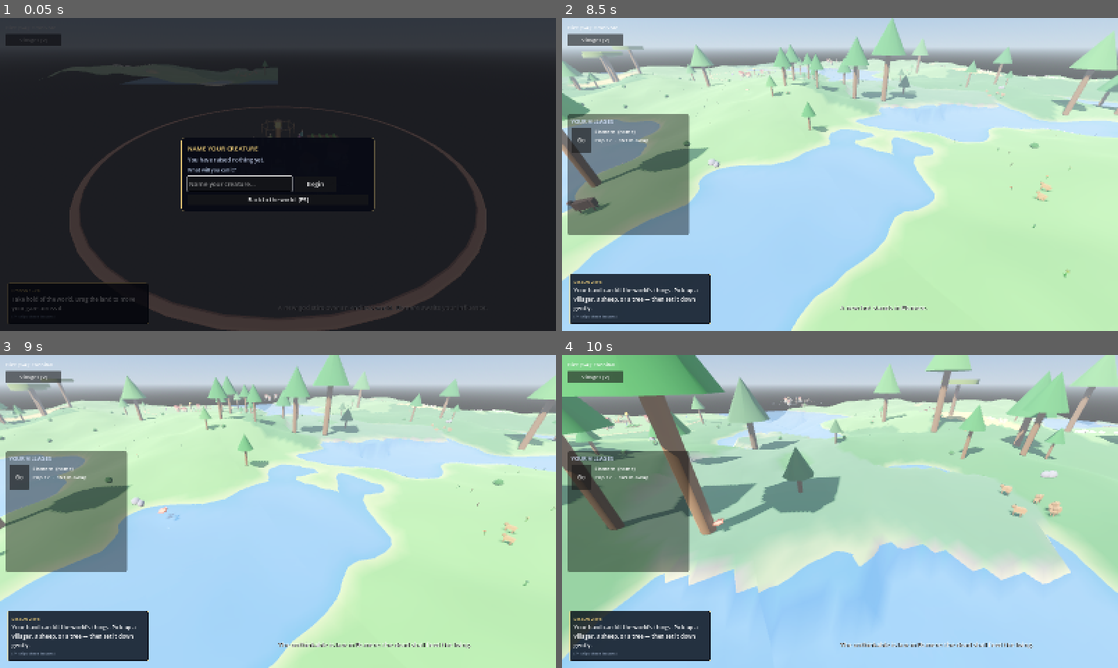
Above: before the commit, frames 1-4 (two rows, left to right).
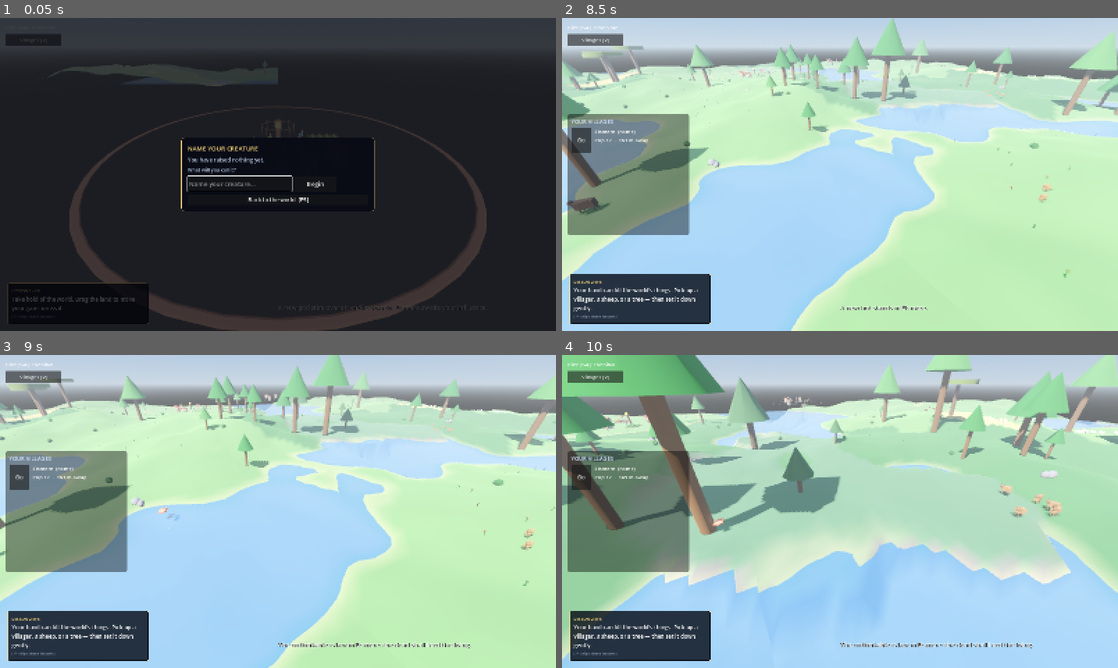
Above: after the commit, the same moments.

Repository: tjloman/tjloman
Game: Godot game, scene res://scenes/main.tscn
Same seed, same stepped clock (60 frames per second), same inputs: the game is played once before the commit and once after it.
Inputs (mouse positions are in pixels of both pictures, inside the frame that each line leads up to):
- Up to frame 1 (0.05 s): no input
- Up to frame 2 (8.5 s): click (801, 183) at 0.52 s; type "Alex" at 0.6 s; click "Begin" at 1.25 s; tap Enter at 2 s; move the mouse to (812, 237) at 2.02 s; hold Up 2.03-2.75 s; hold S (cam_back) 2.03-2.75 s; click (812, 237) at 2.17 s; click "Villages [V]" at 2.75 s; click "Go" at 3.5 s; click "Go" at 4.25 s; drag from (1006, 221) to (812, 237) at 5.02 s; move the mouse to (673, 127) at 5.77 s; hold Left 5.78-6.5 s; hold A (cam_left) 5.78-6.5 s; drag from (867, 174) to (673, 127) at 6.52 s; move the mouse to (756, 96) at 7.27 s; hold Down 7.28-8 s; hold Q (cam_rotate_left) 7.28-8 s; drag from (962, 158) to (756, 96) at 8.02 s
- Up to frame 3 (9 s): move the mouse to (166, 527) at 8.77 s; hold Up from 8.78 s (still down); hold 4 (diet_cannibal) from 8.78 s (still down); click (166, 527) at 8.92 s
- Up to frame 4 (10 s): release Up at 9.5 s; release 4 (diet_cannibal) at 9.5 s; drag from (895, 442) to (728, 527) at 9.52 s

Frame 1 is identical in both runs. In frame 2, less than 0.1% of the frame differs, in the area x 76-88%, y 16-60%; in frame 3, 0.2%, in the area x 76-97%, y 15-63%; in frame 4, less than 0.1%.

Commit message:
Let a mood take a share of the herd, slowly
The last pass crossed a whole herd in under a second, and that was wrong:
it read as one animal with two hundred bodies. A herd does not switch.
Some of it looks up and the rest goes on eating.

So a change of mood now takes four head in ten, at five a tick — about
three and a third seconds between the first head coming up and the last,
on a big herd. Small herds still answer together, which is right: twenty
beasts notice each other.

The share is picked at RANDOM rather than walked in order. A block of
neighbours all changing together is a wipe across the formation, and a
wipe is the exact tell that gives away that these are not animals.

A change arriving mid-ripple adds to what is still outstanding instead of
replacing it, so alarms compound: one alarm leaves about a third of a
two-hundred-head herd running, two leaves 56%, three leaves 62%. A herd
startled twice is visibly more startled than a herd startled once, and it
never quite all commits.

Measured share lands near a third rather than the full four in ten,
because members are drawn with replacement and some are drawn twice. That
is left alone deliberately — the scatter is the point, and an exact count
would need a shuffle the herd does not otherwise need.

Co-Authored-By: Claude Opus 5 <noreply@anthropic.com>
Claude-Session: https://claude.ai/code/session_01NqBKfyc5c6bViy6kUi2S7P

Diff:
--- a/scripts/animals/herd.gd
+++ b/scripts/animals/herd.gd
@@ -98,12 +98,21 @@
 const SHUFFLE_EVERY := 0.2
 const GROUNDS_PER_TICK := 12
 
-## HOW MANY TICKS A MOOD TAKES TO CROSS A HERD. A fixed number of ticks, not a
-## fixed number of head per tick: at twelve a tick a two-hundred-head herd took
-## three and a half seconds to all start running, which does not read as alarm,
-## it reads as indifference. Four ticks is a ripple you can watch cross the mass
-## in under a second whether the herd is twenty head or two thousand.
-const RIPPLE_TICKS := 4
+## WHAT SHARE OF THE HERD ANSWERS A CHANGE OF MOOD, and how fast the answer
+## crosses them.
+##
+## Not all of them, and not quickly. A herd does not switch: some of it looks
+## up, and the rest goes on eating. Four head in ten answer any one change, and
+## they are picked at random rather than in a block, so a mood that persists
+## converts the mass in waves instead of throwing a switch over it — and a herd
+## that is alarmed twice is visibly more alarmed than a herd alarmed once.
+##
+## Five a tick puts about three and a third seconds between the first head
+## coming up and the last, on a big herd. An earlier version crossed the whole
+## herd in under a second and it was wrong: it read as one animal with two
+## hundred bodies.
+const REDEAL_SHARE := 0.4
+const REDEAL_PER_TICK := 5
 
 ## How far a herd drifts from where it was seeded, and how long it grazes one
 ## patch before moving on.
@@ -229,7 +238,7 @@
 	if _shuffle_left <= 0.0:
 		_shuffle_left = SHUFFLE_EVERY * stride
 		_resample_grounds(GROUNDS_PER_TICK)
-		_redeal(ceili(float(_members.size()) / float(RIPPLE_TICKS)))
+		_redeal(REDEAL_PER_TICK)
 		_write_transforms()
 		_tend_agents()
 
@@ -309,14 +318,21 @@
 	if to == mood:
 		return
 	mood = to
-	_redeal_left = _members.size()
+	# Only a share answers, and a change arriving mid-ripple ADDS to what is
+	# still outstanding rather than replacing it — two alarms in quick
+	# succession should move more of the herd than one, not restart the count.
+	_redeal_left = mini(_redeal_left + ceili(_members.size() * REDEAL_SHARE),
+		_members.size())
 
 
 func _redeal(how_many: int) -> void:
 	if _redeal_left <= 0 or _members.is_empty():
 		return
 	for i in mini(how_many, _redeal_left):
-		var m := _members[_redeal_left - 1]
+		# Picked at random, not walked in order: a block of neighbours all
+		# changing together is a wipe across the formation, which is exactly
+		# the tell that gives away that these are not animals.
+		var m := _members[randi() % _members.size()]
 		if not m["dead"]:
 			m["motion"] = HerdMotion.draw_motion(mood, randf())
 		_redeal_left -= 1
